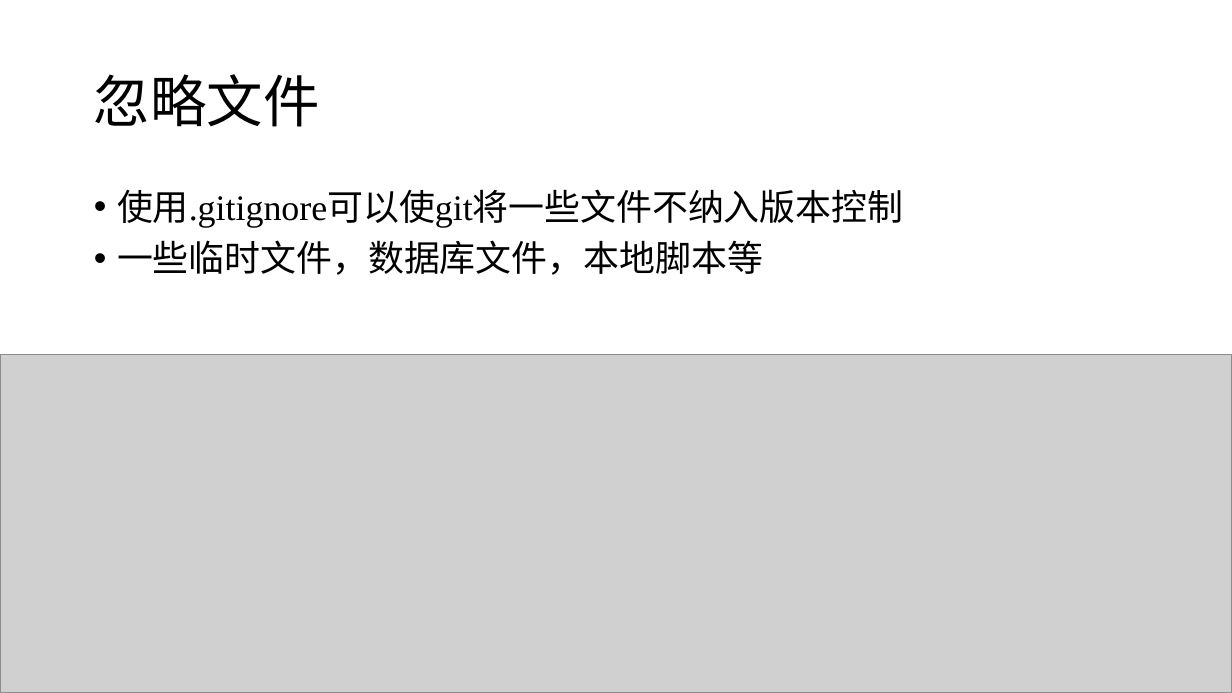
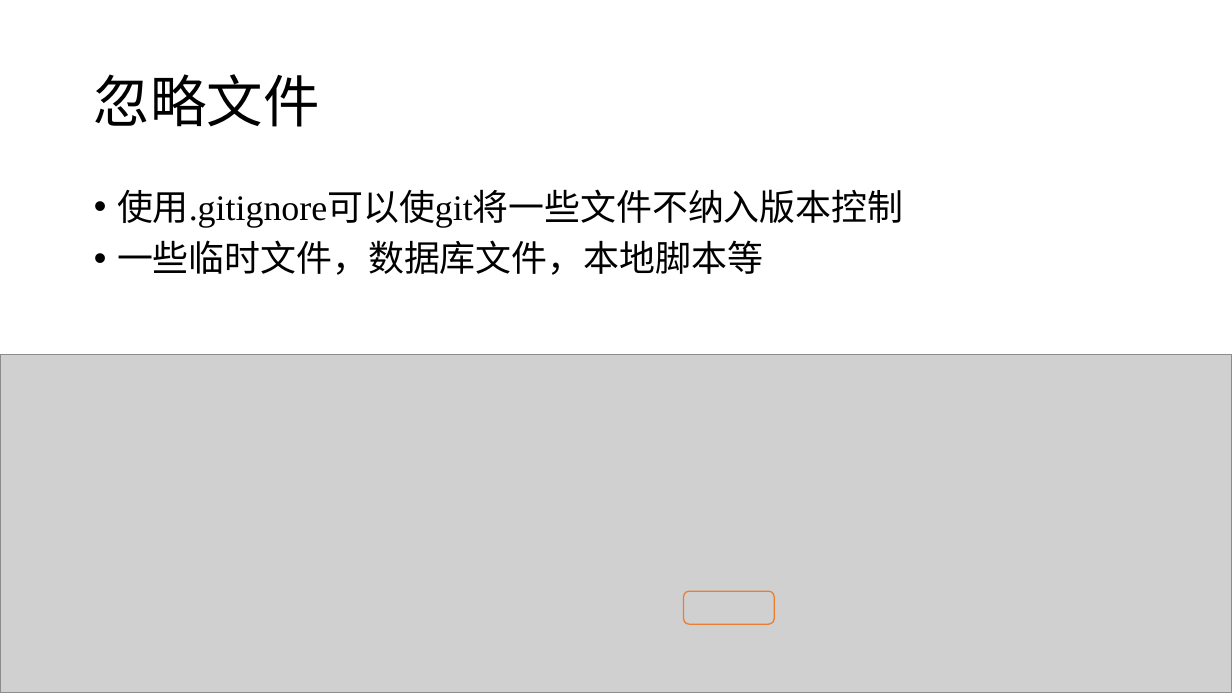
Before and after one commit to seahurt/lecture, a slide deck: slide 18 of using_git.pptx. Drawn at 1232x693 pixels with LibreOffice and Linux fonts; fonts in the diff are those of the drawing; grey boxes stand for pictures. Boxes give left, top, right and bottom in pixels: in the first picture for what was removed or moved away, otherwise in the second. Text is boxed around its words. In the diff, an @@ line names an element or a change of style, - is before the commit and + after.

```diff
--- a/using_git.pptx
+++ b/using_git.pptx
@@ rounded rectangle added at [684,592,775,625], outline #ED7D31 1 pt @@
```
Also in this commit, not shown: 4 other slides changed, 15 slides added, 9 slides removed.
